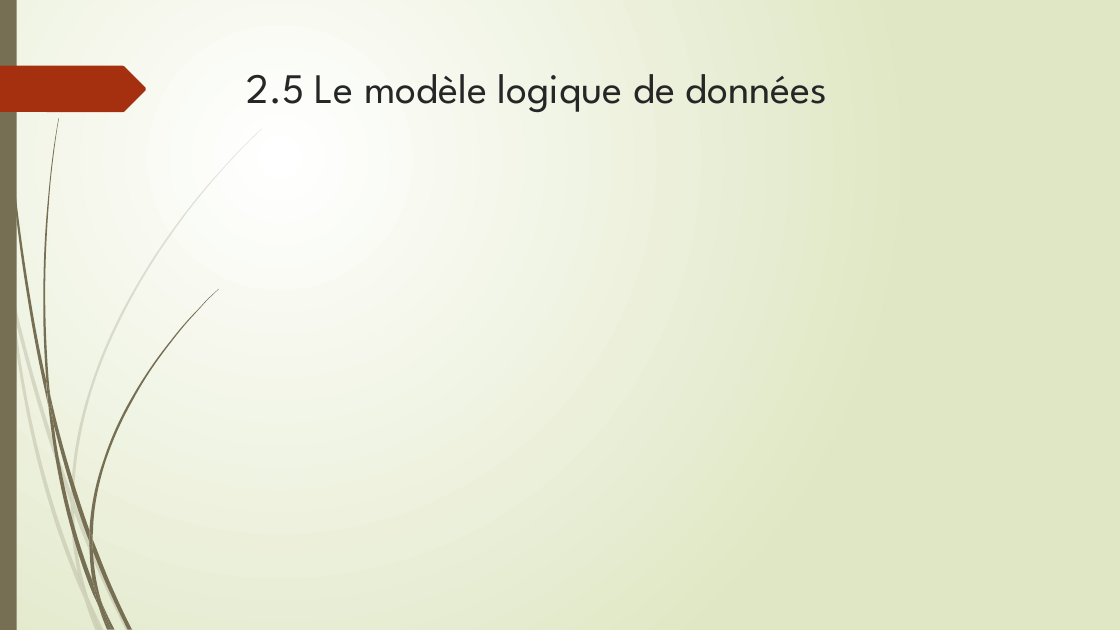
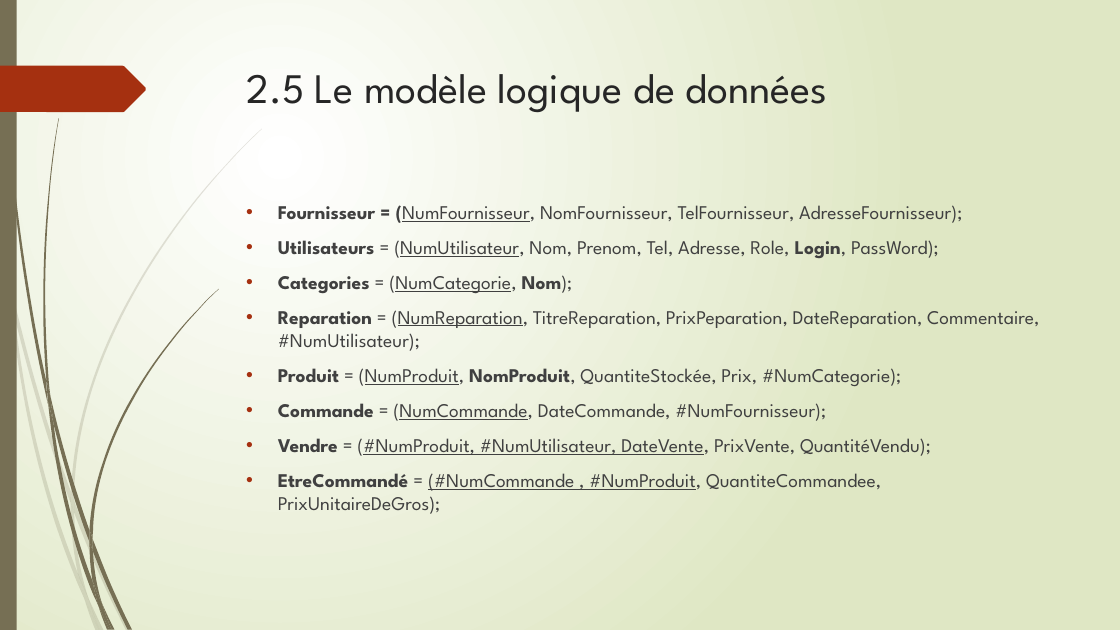
Before and after one commit to ElmarhraouiDev/rapport-de-projet-de-fin-d-etude, a slide deck: slide 14 of Plan présenation.pptx (slide 12 before the commit). Drawn at 1120x630 pixels with LibreOffice and Linux fonts; fonts in the diff are those of the drawing. Boxes give left, top, right and bottom in pixels: in the first picture for what was removed or moved away, otherwise in the second. Text is boxed around its words. In the diff, an @@ line names an element or a change of style, - is before the commit and + after.

```diff
--- a/Plan présenation.pptx
+++ b/Plan présenation.pptx
@@ text added at (x1=278, y1=205, x2=1039, y2=514), 16.6 pt, text #404040 @@
+• Fournisseur = (NumFournisseur, NomFournisseur, TelFournisseur, AdresseFournisseur);
+• Utilisateurs = (NumUtilisateur, Nom, Prenom, Tel, Adresse, Role, Login, PassWord);
+• Categories = (NumCategorie, Nom);
+• Reparation = (NumReparation, TitreReparation, PrixPeparation, DateReparation, Commentaire, #NumUtilisateur);
+• Produit = (NumProduit, NomProduit, QuantiteStockée, Prix, #NumCategorie);
+• Commande = (NumCommande, DateCommande, #NumFournisseur);
+• Vendre = (#NumProduit, #NumUtilisateur, DateVente, PrixVente, QuantitéVendu);
+• EtreCommandé = (#NumCommande , #NumProduit, QuantiteCommandee, PrixUnitaireDeGros);
```
Also in this commit, not shown: 2 other slides changed, 3 slides added, 1 other file.
